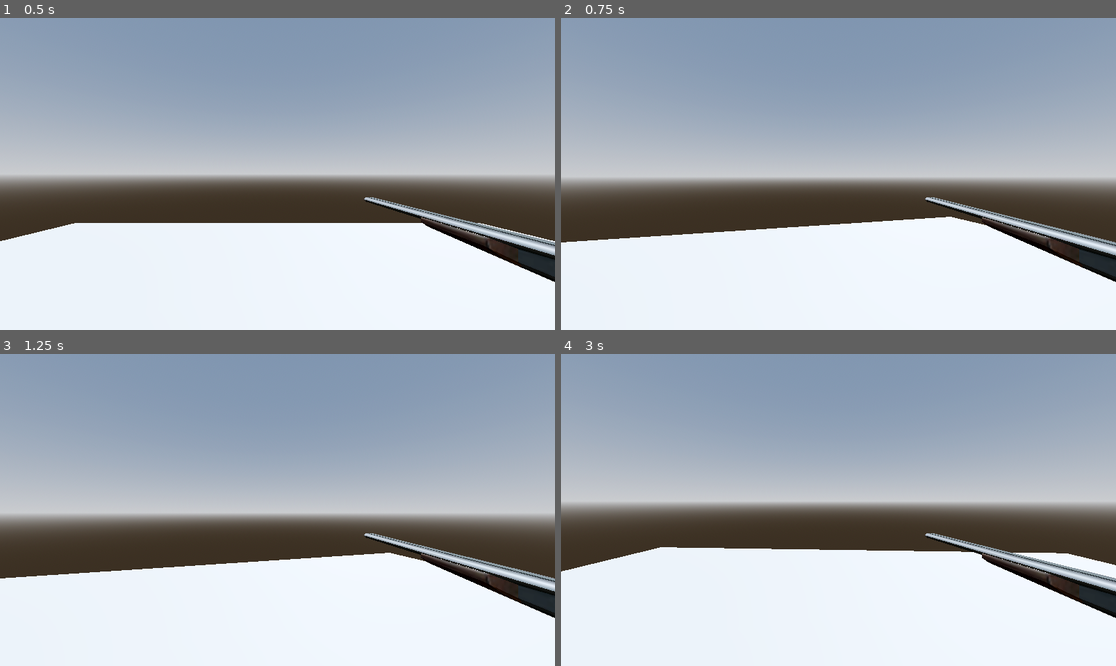
Above: before the commit, frames 1-4 (two rows, left to right).
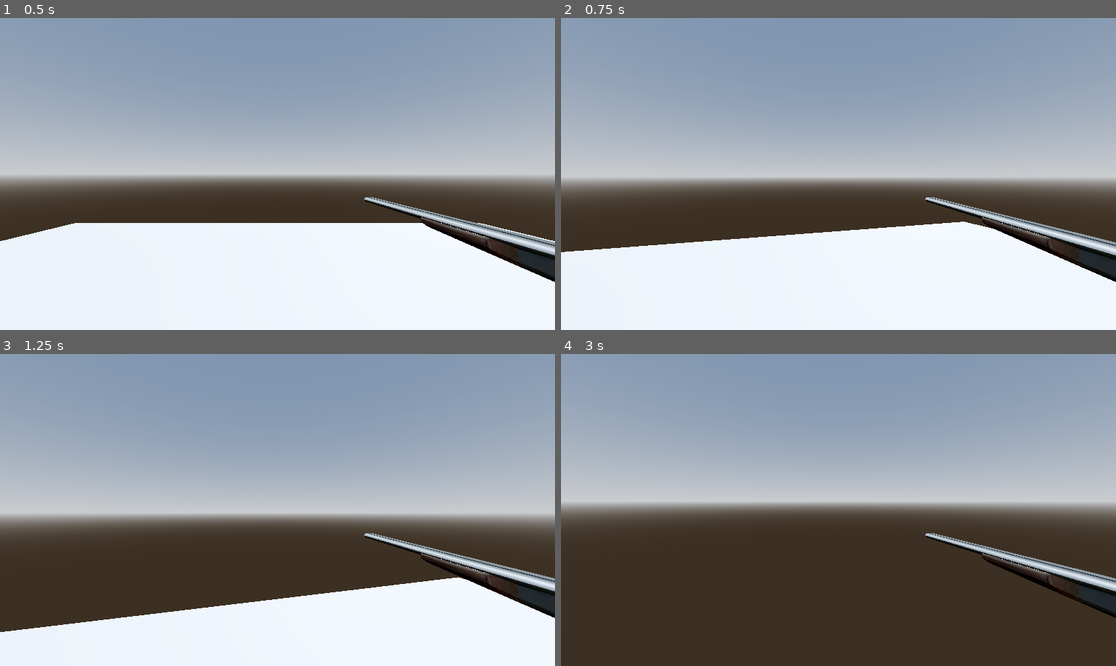
Above: after the commit, the same moments.

Repository: BryanCrom/in_sheeps_clothing
Game: Godot game, scene res://scenes/playground.tscn
Two runs of this game, one before a commit and one after it. Both use one fixed random seed, a clock stepped at 60 frames per second and the inputs below.
Inputs (mouse positions are in pixels of both pictures, inside the frame that each line leads up to):
- Up to frame 1 (0.5 s): no input
- Up to frame 2 (0.75 s): tap Enter at 0.5 s; move the mouse to (866, 174) at 0.52 s; hold W (move_forward, bound only after the commit) from 0.53 s (still down)
- Up to frame 3 (1.25 s): keep holding W (move_forward, bound only after the commit)
- Up to frame 4 (3 s): keep holding W (move_forward, bound only after the commit); move the mouse to (810, 510) at 1.27 s; move the mouse to (849, 503) at 2.02 s; tap Space at 2.75 s; move the mouse to (832, 516) at 2.77 s

Frame 1 is identical in both runs. In frame 2, 1.8% of the frame differs, in the area x 0-78%, y 63-76%; in frame 3, 10%; in frame 4, 34%, in the area x 0-100%, y 61-100%.

Commit message:
feat(Player): add movement to the player script

Diff:
--- a/project.godot
+++ b/project.godot
@@ -18,3 +18,26 @@
 [dotnet]
 
 project/assembly_name="in_sheeps_clothing"
+
+[input]
+
+move_forward={
+"deadzone": 0.2,
+"events": [Object(InputEventKey,"resource_local_to_scene":false,"resource_name":"","device":-1,"window_id":0,"alt_pressed":false,"shift_pressed":false,"ctrl_pressed":false,"meta_pressed":false,"pressed":false,"keycode":0,"physical_keycode":87,"key_label":0,"unicode":119,"location":0,"echo":false,"script":null)
+]
+}
+move_left={
+"deadzone": 0.2,
+"events": [Object(InputEventKey,"resource_local_to_scene":false,"resource_name":"","device":-1,"window_id":0,"alt_pressed":false,"shift_pressed":false,"ctrl_pressed":false,"meta_pressed":false,"pressed":false,"keycode":0,"physical_keycode":65,"key_label":0,"unicode":97,"location":0,"echo":false,"script":null)
+]
+}
+move_back={
+"deadzone": 0.2,
+"events": [Object(InputEventKey,"resource_local_to_scene":false,"resource_name":"","device":-1,"window_id":0,"alt_pressed":false,"shift_pressed":false,"ctrl_pressed":false,"meta_pressed":false,"pressed":false,"keycode":0,"physical_keycode":83,"key_label":0,"unicode":115,"location":0,"echo":false,"script":null)
+]
+}
+move_right={
+"deadzone": 0.2,
+"events": [Object(InputEventKey,"resource_local_to_scene":false,"resource_name":"","device":-1,"window_id":0,"alt_pressed":false,"shift_pressed":false,"ctrl_pressed":false,"meta_pressed":false,"pressed":false,"keycode":0,"physical_keycode":68,"key_label":0,"unicode":100,"location":0,"echo":false,"script":null)
+]
+}
--- a/scripts/player.gd
+++ b/scripts/player.gd
@@ -11,3 +11,15 @@
 
 	elif event.is_action_pressed("ui_cancel"):
 		Input.set_mouse_mode(Input.MOUSE_MODE_VISIBLE)
+
+func _physics_process(delta: float) -> void:
+	const SPEED = 5.5
+
+	var input_direction_2D = Input.get_vector("move_left", "move_right", "move_forward", "move_back")
+	var input_direction_3D = Vector3(input_direction_2D.x, 0.0, input_direction_2D.y)
+	var direction = transform.basis * input_direction_3D
+
+	velocity.x = direction.x * SPEED
+	velocity.z = direction.z * SPEED
+
+	move_and_slide()
